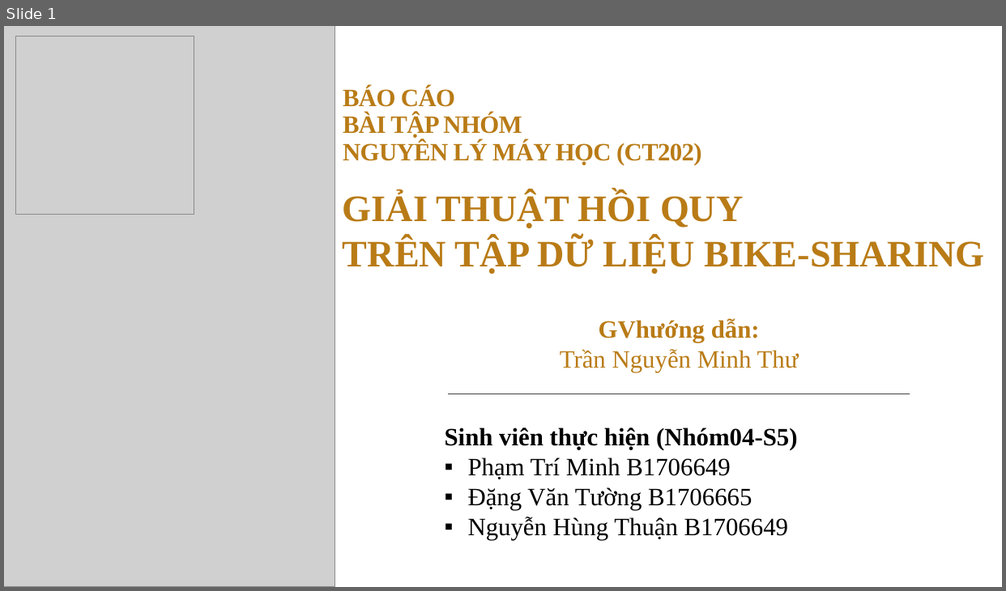
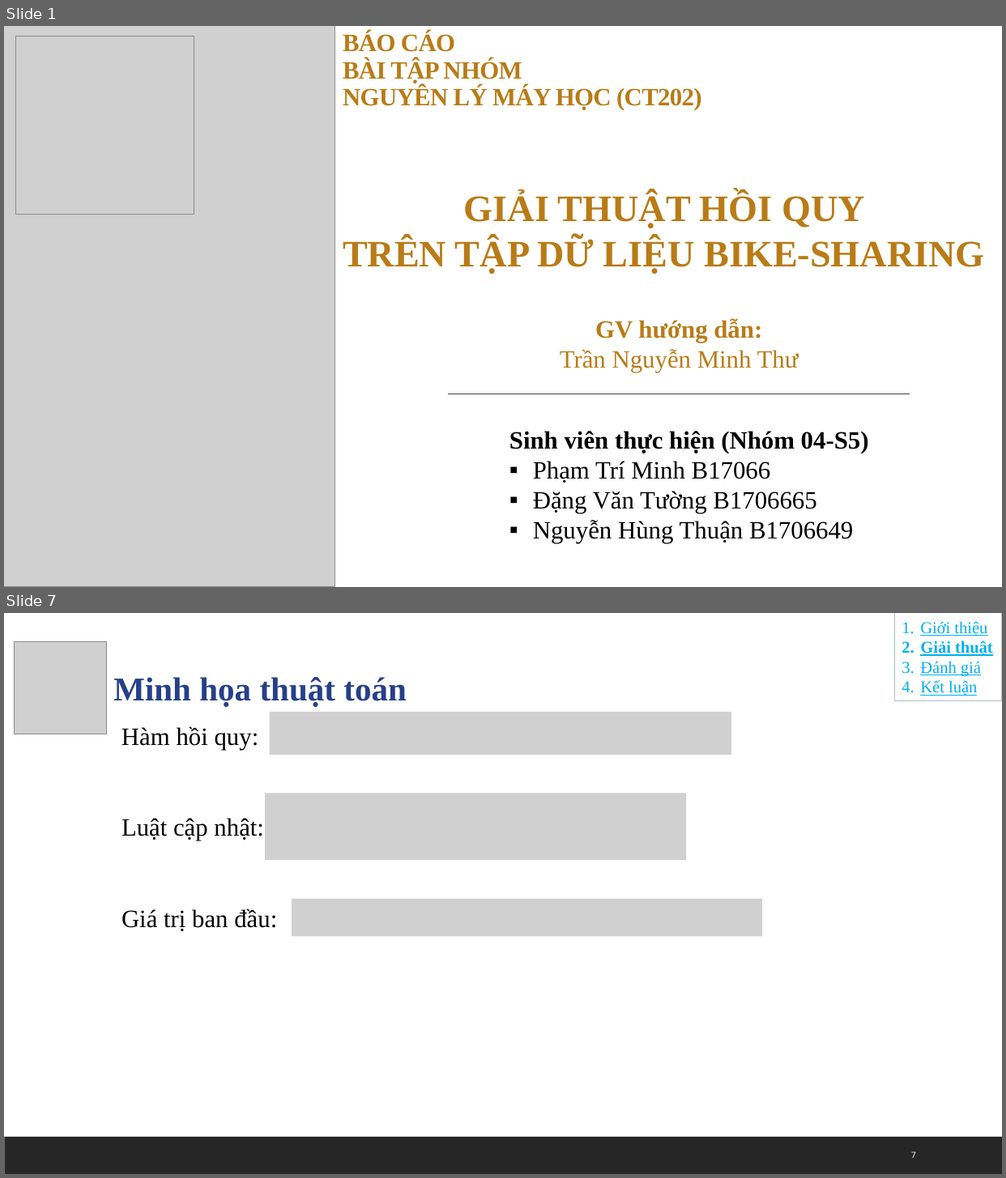
Before and after one commit to yllaw99/bike-sharing-predication-VN, a slide deck: btn-baocao.pptx. Shown one above the other, each under a label of ours: slide 1 before the commit, slides 1 and 7 after it; the slides between them are not shown. The pictures are 1006x591 and 1006x1178 pixels, drawn with LibreOffice and Linux fonts; fonts in the diff are those of the drawing; grey boxes stand for pictures. Boxes give left, top, right and bottom in pixels: in the first picture for what was removed or moved away, otherwise in the second. Text is boxed around its words. In the diff, an @@ line names an element or a change of style, - is before the commit and + after.

Commit message:
Add files via upload
cập nhật minh họa giải thuật

```diff
--- a/btn-baocao.pptx
+++ b/btn-baocao.pptx
@@ slide 7 added at bbox=[4, 613, 1002, 1174], background #FFFFFF; not listed: 1 template element that a slide beside it also shows @@
@@ rectangle added at bbox=[895, 613, 1002, 701], outline #B4BCBE 0.75 pt, 16 pt, text #00B0F0, underline @@
+1. Giới thiệu
+2. Giải thuật
+3. Đánh giá
+4. Kết luận
@@ picture added at bbox=[14, 641, 106, 734] @@
@@ text added at bbox=[113, 677, 407, 707], 32 pt, text #263F88, bold @@
+Minh họa thuật toán
@@ text added at bbox=[121, 726, 259, 750], 24 pt, text #000000 @@
+Hàm hồi quy:
@@ picture added at bbox=[270, 712, 731, 755] @@
@@ picture added at bbox=[266, 794, 687, 860] @@
@@ text added at bbox=[121, 818, 264, 841], 24 pt, text #000000 @@
+Luật cập nhật:
@@ picture added at bbox=[292, 899, 762, 936] @@
@@ text added at bbox=[121, 909, 277, 931], 24 pt, text #000000 @@
+Giá trị ban đầu:
@@ page number added at bbox=[911, 1152, 916, 1158], 8 pt, text #FFFFFF @@
+7
@@ slide 1 changed as well @@
@@ title "BÁO CÁO BÀI TẬP NHÓM ...": place and size @@
-title "BÁO CÁO BÀI TẬP NHÓM ..." at bbox=[343, 87, 702, 165]
+title "BÁO CÁO BÀI TẬP NHÓM ..." at bbox=[343, 32, 702, 110]
@@ text "GIẢI THUẬT HỒI QUY TRÊN ..." at bbox=[343, 192, 984, 274]: alignment left to centre @@
@@ text at bbox=[595, 319, 762, 344]: spaces changed @@
-GVhướng dẫn:
+GV hướng dẫn:
@@ text "Sinh viên thực hiện (Nhóm ...": place and size @@
-text "Sinh viên thực hiện (Nhóm ..." at bbox=[445, 428, 798, 540]
+text "Sinh viên thực hiện (Nhóm ..." at bbox=[509, 431, 869, 544]
@@ text at bbox=[509, 431, 869, 483]: text changed @@
-Sinh viên thực hiện (Nhóm04-S5)
-▪ Phạm Trí Minh B1706649
+Sinh viên thực hiện (Nhóm 04-S5)
+▪ Phạm Trí Minh B17066
```
Also in this commit, not shown: 5 other slides changed, 2 other slides added, 2 slides removed.
